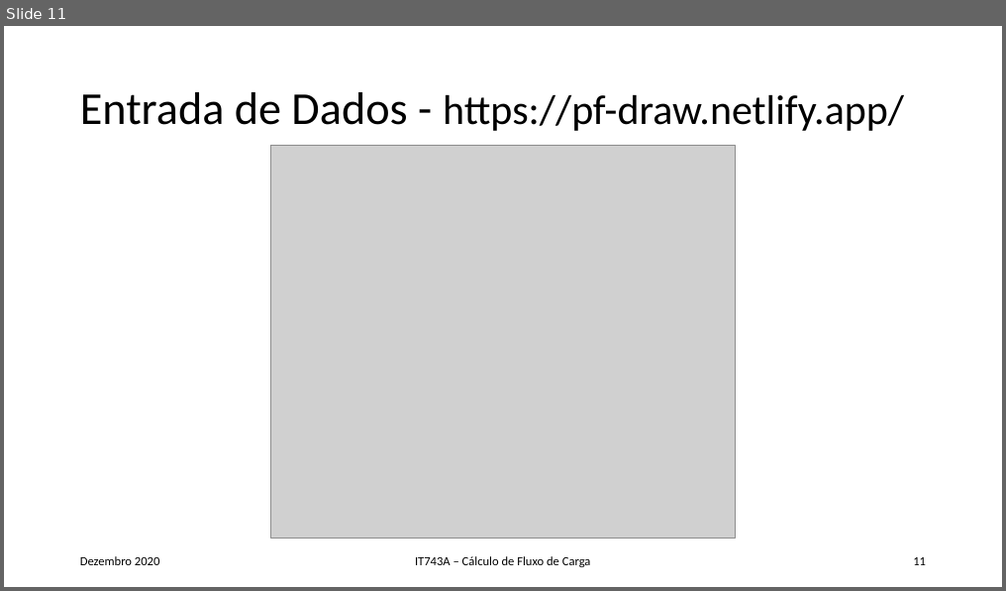
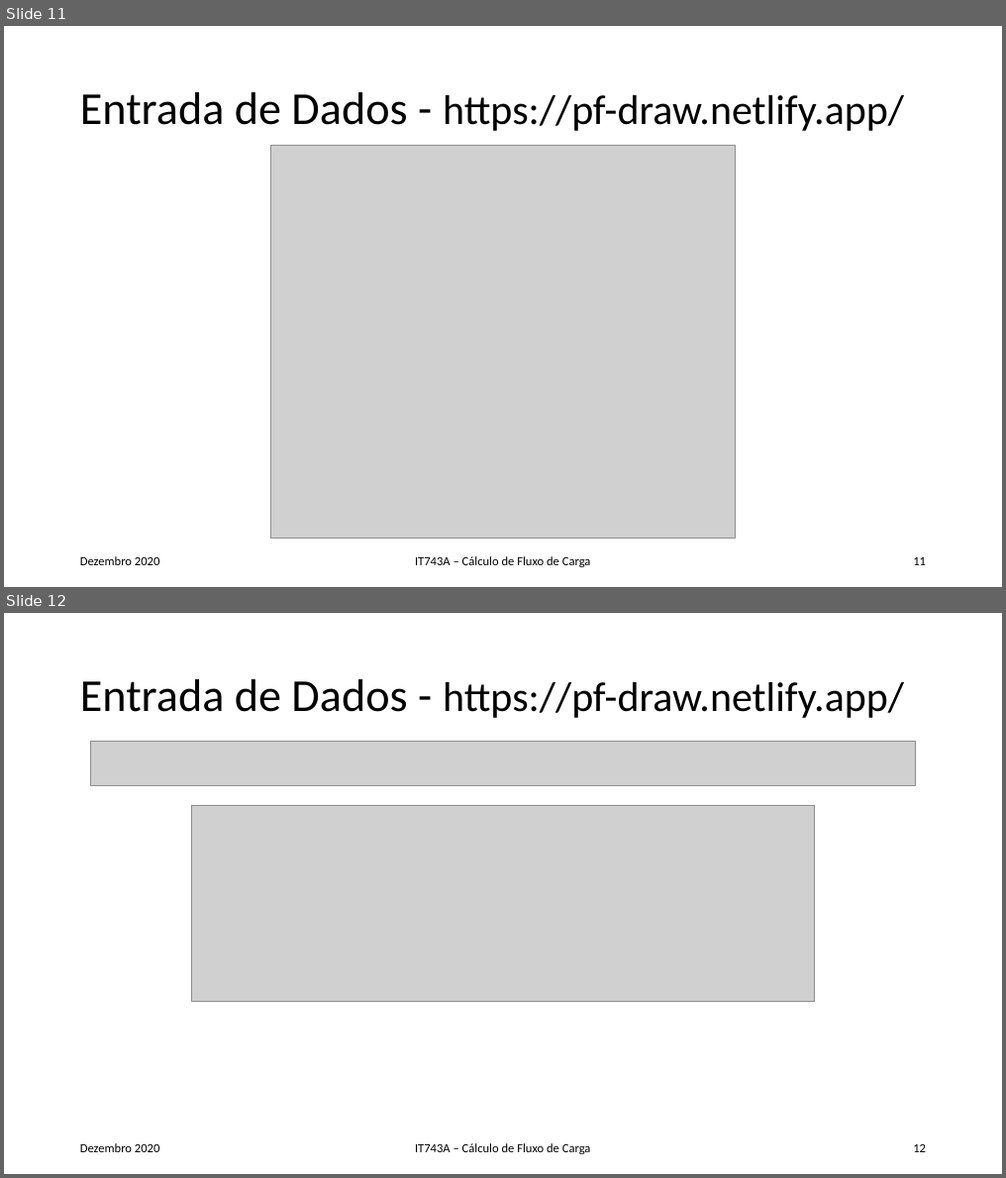
Before and after one commit to FilipeSO/pf-draw, a slide deck: public/ppt/RA149175_FSO_Rel_slides_rev1.pptx. Shown one above the other, each under a label of ours: slide 11 before the commit, slides 11 and 12 after it. The pictures are 1006x591 and 1006x1178 pixels, drawn with LibreOffice and Linux fonts; fonts in the diff are those of the drawing; grey boxes stand for pictures. Boxes give left, top, right and bottom in pixels: in the first picture for what was removed or moved away, otherwise in the second. Text is boxed around its words. In the diff, an @@ line names an element or a change of style, - is before the commit and + after.

```diff
--- a/public/ppt/RA149175_FSO_Rel_slides_rev1.pptx
+++ b/public/ppt/RA149175_FSO_Rel_slides_rev1.pptx
@@ slide 12 added at [4, 613, 1002, 1174], background #FFFFFF @@
@@ title added at [80, 679, 904, 718], 40 pt, text #000000 @@
+Entrada de Dados - https://pf-draw.netlify.app/
@@ picture added at [91, 741, 916, 785] @@
@@ picture added at [192, 805, 814, 1001] @@
@@ text added at [80, 1144, 160, 1153], 12 pt, text #000000 @@
+Dezembro 2020
@@ text added at [415, 1144, 591, 1155], 12 pt, text #000000 @@
+IT743A – Cálculo de Fluxo de Carga
@@ page number added at [913, 1145, 926, 1153], 12 pt, text #000000 @@
+12
```
Also in this commit, not shown: 2 slides changed, 7 other slides added, 4 other files.
